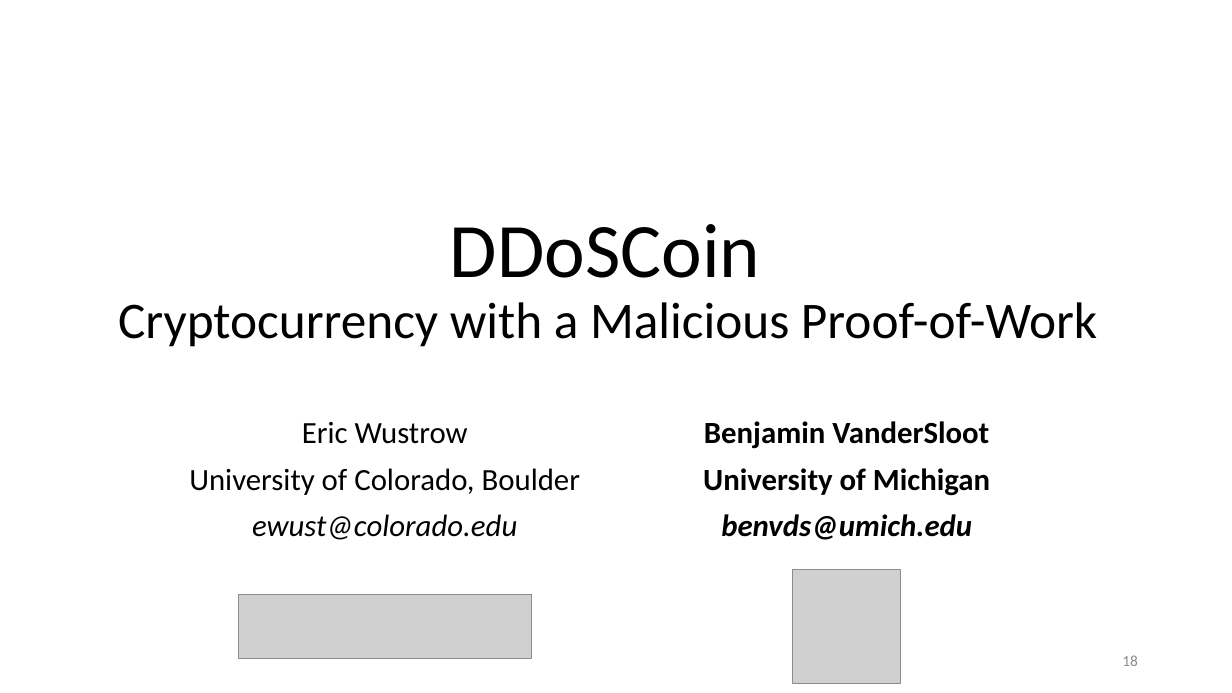
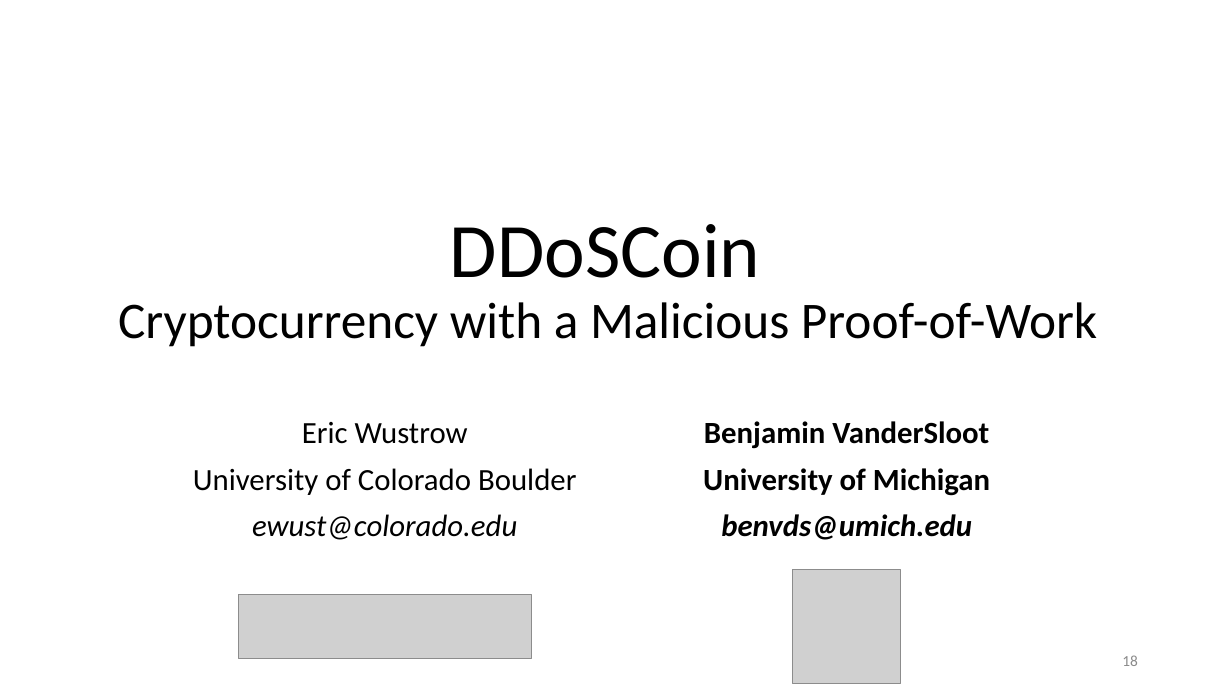
Before and after one commit to ewust/DDoSCoin, a slide deck: slide 18 of presentation/DDoSCoin.pptx. Drawn at 1232x693 pixels with LibreOffice and Linux fonts; fonts in the diff are those of the drawing; grey boxes stand for pictures. Boxes give left, top, right and bottom in pixels: in the first picture for what was removed or moved away, otherwise in the second. Text is boxed around its words. In the diff, an @@ line names an element or a change of style, - is before the commit and + after.

Commit message:
Updating slides

```diff
--- a/presentation/DDoSCoin.pptx
+++ b/presentation/DDoSCoin.pptx
@@ subtitle at <box>193,468,576,495</box>: text changed @@
-University of Colorado, Boulder
+University of Colorado Boulder
```
Also in this commit, not shown: 1 other slide changed.
